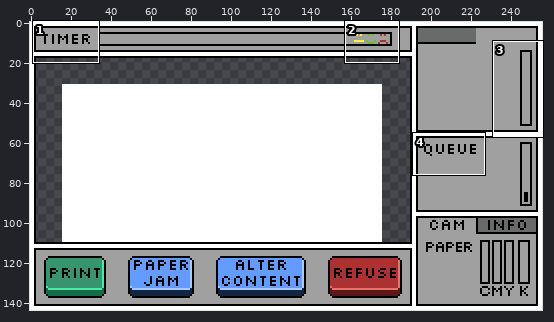
File history of a pixel-art file, Assets/Sprites/main_ui_prototype.ase. Above: a wide view before the commit, with the close-up outlined.
Close-up. Before the commit:
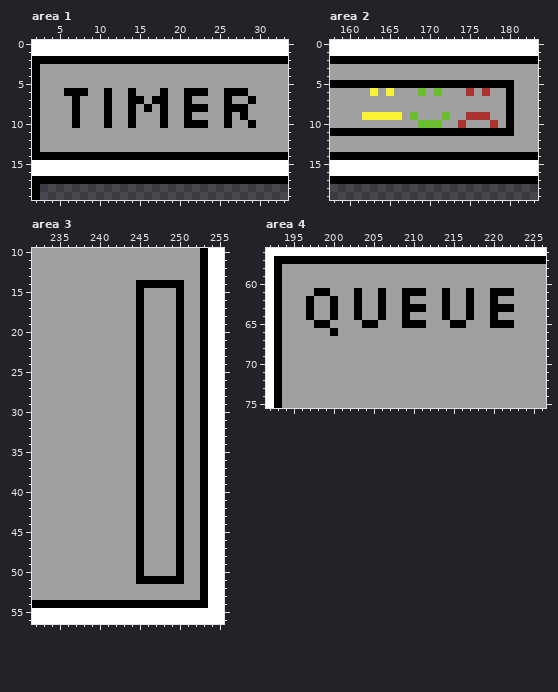
256x144 pixels, 1 frame. Shown: area 1: x 2..33, y 0..19; area 2: x 158..183, y 0..19; area 3: x 232..255, y 10..56; area 4: x 192..226, y 56..75. The commit also changed other parts of the picture, which this record leaves out.
New version:
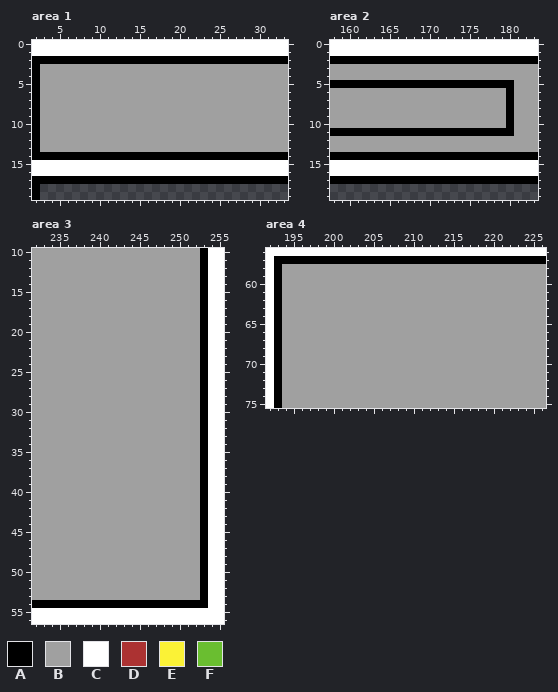
Palette (. is transparent): A #000000  B #a0a0a0  C #ffffff  D #ac3232  E #fbf236  F #6abe30
Changes in this commit:
layer "Queue Title" now hidden
layer "Emojis" now hidden
layer "Timer Title" now hidden
layer "LogsScrollBar" now hidden
Area 1:
y 6: x 6..8 AAA -> BBB; x 11 A -> B; x 14 A -> B; x 18 A -> B; x 21..23 AAA -> BBB; x 26..28 AAA -> BBB
y 7: x 7 A -> B; x 11 A -> B; x 14..15 AA -> BB; x 17..18 AA -> BB; x 21 A -> B; x 26 A -> B; x 29 A -> B
y 8: x 7 A -> B; x 11 A -> B; x 14 A -> B; x 16 A -> B; x 18 A -> B; x 21..23 AAA -> BBB; x 26..28 AAA -> BBB
y 9: x 7 A -> B; x 11 A -> B; x 14 A -> B; x 18 A -> B; x 21 A -> B; x 26 A -> B; x 28 A -> B
y 10: x 7 A -> B; x 11 A -> B; x 14 A -> B; x 18 A -> B; x 21..23 AAA -> BBB; x 26 A -> B; x 29 A -> B
Area 2:
y 6: x 163 E -> B; x 165 E -> B; x 169 F -> B; x 171 F -> B; x 175 D -> B; x 177 D -> B
y 9: x 162..166 EEEEE -> BBBBB; x 168 F -> B; x 172 F -> B; x 175..177 DDD -> BBB
y 10: x 169..171 FFF -> BBB; x 174 D -> B; x 178 D -> B
Area 3:
y 14: x 245..250 AAAAAA -> BBBBBB
y 15..50: x 245 A -> B; x 250 A -> B
y 51: x 245..250 AAAAAA -> BBBBBB
Area 4:
y 61: x 198..199 AA -> BB; x 203 A -> B; x 206 A -> B; x 209..211 AAA -> BBB; x 214 A -> B; x 217 A -> B; x 220..222 AAA -> BBB
y 62: x 197 A -> B; x 200 A -> B; x 203 A -> B; x 206 A -> B; x 209 A -> B; x 214 A -> B; x 217 A -> B; x 220 A -> B
y 63: x 197 A -> B; x 200 A -> B; x 203 A -> B; x 206 A -> B; x 209..211 AAA -> BBB; x 214 A -> B; x 217 A -> B; x 220..222 AAA -> BBB
y 64: x 197 A -> B; x 200 A -> B; x 203 A -> B; x 206 A -> B; x 209 A -> B; x 214 A -> B; x 217 A -> B; x 220 A -> B
y 65: x 198..199 AA -> BB; x 204..205 AA -> BB; x 209..211 AAA -> BBB; x 215..216 AA -> BB; x 220..222 AAA -> BBB
y 66: x 200 A -> B
Pixel boxes of the changes (left, top, right, bottom) in both close-ups:
changed: (64, 88, 256, 128)
changed: (362, 88, 498, 128)
changed: (136, 280, 184, 584)
changed: (306, 288, 514, 336)
